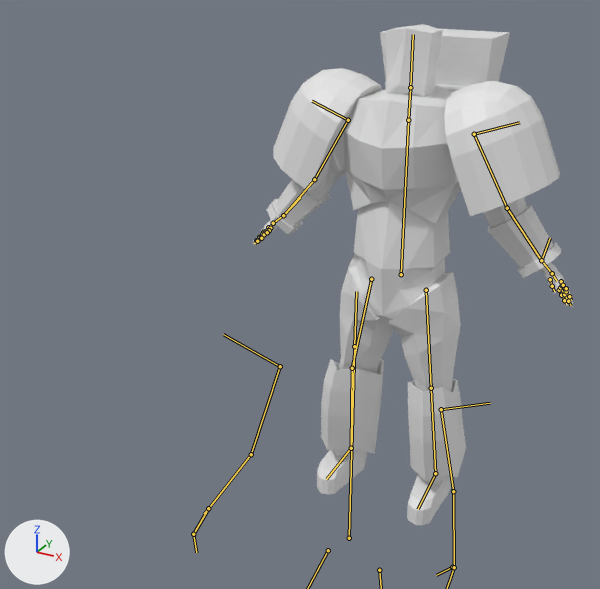
A saved change to the Blender file 3DModel_Warhammer/Building/astartes/new/astartes.blend.
Before and after are seen from a camera (50 mm lens) standing at (1.51, -3.69, 3.06) and looking at (-0.14, -0.68, 1.55). Arrows for +X, +Y and +Z are at lower left; the lights stay in place. The bones that bend it are drawn over the model as lines.

The first picture shows 'astartes'.
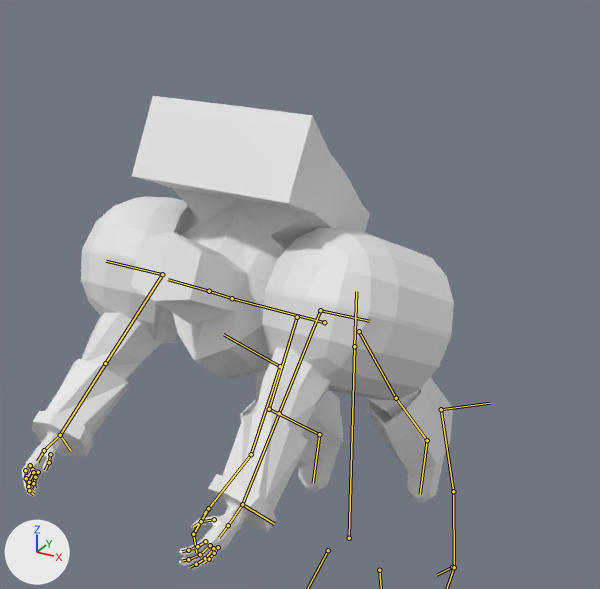
The newer file adds an action. The first version stands in its rest pose; the second is drawn at frame -25 of the action 'Jump_Fly'.

The change, as JSON lines over the scene's bpy script:
```json
{"block": "bone_body", "where": "bone_body = bpy.data.objects['_Astartes'].pose.bones['Body']"}
{"op": "set", "path": "bone_body.location", "old": "(0.0, 0.0, 0.0)", "new": "(0.0, 0.129, 1.175)"}
{"op": "set", "path": "bone_body.rotation_quaternion", "old": "(1.0, 0.0, 0.0, 0.0)", "new": "(0.862, 0.507, 0.0, 0.0)", "note": "degrees (0, 0, 0) -> degrees (61, 0, 0)"}
{"block": "bone_hand_l", "where": "bone_hand_l = bpy.data.objects['_Astartes'].pose.bones['Hand.L']  # child of 'Shoulder.L'"}
{"op": "set", "path": "bone_hand_l.rotation_quaternion", "old": "(1.0, 0.0, 0.0, 0.0)", "new": "(0.857, -0.032, -0.113, -0.502)", "note": "degrees (0, 0, 0) -> degrees (3, -13, -61)"}
{"block": "bone_hand_r", "where": "bone_hand_r = bpy.data.objects['_Astartes'].pose.bones['Hand.R']  # child of 'Shoulder.R'"}
{"op": "set", "path": "bone_hand_r.rotation_quaternion", "old": "(1.0, 0.0, 0.0, 0.0)", "new": "(0.126, -0.111, 0.157, -0.973)", "note": "degrees (0, 0, 0) -> degrees (-20, -10, -163)"}
{"block": "bone_ik_l", "where": "bone_ik_l = bpy.data.objects['_Astartes'].pose.bones['IK.L']"}
{"op": "set", "path": "bone_ik_l.location", "old": "(0.0, 0.0, 0.0)", "new": "(0.0, -0.073, 0.51)"}
{"op": "set", "path": "bone_ik_l.rotation_quaternion", "old": "(1.0, 0.0, 0.0, 0.0)", "new": "(0.843, 0.538, 0.0, 0.0)", "note": "degrees (0, 0, 0) -> degrees (65, 0, 0)"}
{"block": "bone_knee_l", "where": "bone_knee_l = bpy.data.objects['_Astartes'].pose.bones['Knee.L']"}
{"op": "set", "path": "bone_knee_l.location", "old": "(0.0, 0.0, 0.0)", "new": "(0.0, 0.278, 0.66)"}
{"block": "bone_ikh_l", "where": "bone_ikh_l = bpy.data.objects['_Astartes'].pose.bones['IKH.L']"}
{"op": "set", "path": "bone_ikh_l.location", "old": "(0.0, 0.0, 0.0)", "new": "(-0.582, -2.74, 0.68)"}
{"op": "set", "path": "bone_ikh_l.rotation_quaternion", "old": "(1.0, 0.0, 0.0, 0.0)", "new": "(0.769, -0.453, 0.302, -0.334)", "note": "degrees (0, 0, 0) -> degrees (-66, 9, -53)"}
{"block": "bone_finger_1_l_001", "where": "bone_finger_1_l_001 = bpy.data.objects['_Astartes'].pose.bones['Finger_1.L.001']  # child of 'Wrist.L'"}
{"op": "set", "path": "bone_finger_1_l_001.location", "old": "(0.0, 0.0, 0.0)", "new": "(0.007, -0.008, -0.038)"}
{"op": "set", "path": "bone_finger_1_l_001.rotation_quaternion", "old": "(1.0, 0.0, 0.0, 0.0)", "new": "(0.817, -0.256, 0.448, -0.258)", "note": "degrees (0, 0, 0) -> degrees (-54, 37, -54)"}
{"block": "bone_finger_2_l", "where": "bone_finger_2_l = bpy.data.objects['_Astartes'].pose.bones['Finger_2.L']  # child of 'Wrist.L.001'"}
{"op": "set", "path": "bone_finger_2_l.location", "old": "(0.0, 0.0, 0.0)", "new": "(0.001, 0.002, -0.003)"}
{"op": "set", "path": "bone_finger_2_l.rotation_quaternion", "old": "(1.0, 0.0, 0.0, 0.0)", "new": "(0.993, -0.112, 0.034, -0.002)", "note": "degrees (0, 0, 0) -> degrees (-13, 4, -1)"}
{"block": "bone_finger_2_l_001", "where": "bone_finger_2_l_001 = bpy.data.objects['_Astartes'].pose.bones['Finger_2.L.001']  # child of 'Finger_2.L'"}
{"op": "set", "path": "bone_finger_2_l_001.rotation_quaternion", "old": "(1.0, 0.0, 0.0, 0.0)", "new": "(0.971, -0.216, 0.101, -0.004)", "note": "degrees (0, 0, 0) -> degrees (-25, 11, -3)"}
{"block": "bone_finger_3_l_001", "where": "bone_finger_3_l_001 = bpy.data.objects['_Astartes'].pose.bones['Finger_3.L.001']  # child of 'Finger_3.L'"}
{"op": "set", "path": "bone_finger_3_l_001.rotation_quaternion", "old": "(1.0, 0.0, 0.0, 0.0)", "new": "(0.963, -0.248, 0.102, 0.003)", "note": "degrees (0, 0, 0) -> degrees (-29, 11, -3)"}
{"block": "bone_finger_4_l_001", "where": "bone_finger_4_l_001 = bpy.data.objects['_Astartes'].pose.bones['Finger_4.L.001']  # child of 'Finger_4.L'"}
{"op": "set", "path": "bone_finger_4_l_001.rotation_quaternion", "old": "(1.0, 0.0, 0.0, 0.0)", "new": "(0.985, -0.154, 0.068, -0.032)", "note": "degrees (0, 0, 0) -> degrees (-18, 7, -5)"}
{"block": "bone_ik_r", "where": "bone_ik_r = bpy.data.objects['_Astartes'].pose.bones['IK.R']"}
{"op": "set", "path": "bone_ik_r.location", "old": "(0.0, 0.0, 0.0)", "new": "(0.0, -0.353, 0.621)"}
{"op": "set", "path": "bone_ik_r.rotation_quaternion", "old": "(1.0, 0.0, 0.0, 0.0)", "new": "(0.801, 0.598, 0.0, 0.0)", "note": "degrees (0, 0, 0) -> degrees (73, 0, 0)"}
{"block": "bone_knee_r", "where": "bone_knee_r = bpy.data.objects['_Astartes'].pose.bones['Knee.R']"}
{"op": "set", "path": "bone_knee_r.location", "old": "(0.0, 0.0, 0.0)", "new": "(0.0, 0.278, 0.66)"}
{"block": "bone_ikh_r", "where": "bone_ikh_r = bpy.data.objects['_Astartes'].pose.bones['IKH.R']"}
{"op": "set", "path": "bone_ikh_r.location", "old": "(0.0, 0.0, 0.0)", "new": "(0.529, -2.722, 0.689)"}
{"op": "set", "path": "bone_ikh_r.rotation_quaternion", "old": "(1.0, 0.0, 0.0, 0.0)", "new": "(0.764, -0.481, -0.225, 0.367)", "note": "degrees (0, 0, 0) -> degrees (-64, 1, 51)"}
{"block": "bone_finger_1_r", "where": "bone_finger_1_r = bpy.data.objects['_Astartes'].pose.bones['Finger_1.R']  # child of 'Wrist.R'"}
{"op": "set", "path": "bone_finger_1_r.location", "old": "(0.0, 0.0, 0.0)", "new": "(-0.052, 0.005, -0.029)"}
{"op": "set", "path": "bone_finger_1_r.rotation_quaternion", "old": "(1.0, 0.0, 0.0, 0.0)", "new": "(0.892, -0.142, -0.353, 0.244)", "note": "degrees (0, 0, 0) -> degrees (-31, -34, 40)"}
{"block": "bone_finger_2_r_001", "where": "bone_finger_2_r_001 = bpy.data.objects['_Astartes'].pose.bones['Finger_2.R.001']  # child of 'Finger_2.R'"}
{"op": "set", "path": "bone_finger_2_r_001.rotation_quaternion", "old": "(1.0, 0.0, 0.0, 0.0)", "new": "(0.949, 0.287, -0.039, 0.125)", "note": "degrees (0, 0, 0) -> degrees (33, -8, 13)"}
{"block": "bone_finger_3_r_001", "where": "bone_finger_3_r_001 = bpy.data.objects['_Astartes'].pose.bones['Finger_3.R.001']  # child of 'Finger_3.R'"}
{"op": "set", "path": "bone_finger_3_r_001.rotation_quaternion", "old": "(1.0, 0.0, 0.0, 0.0)", "new": "(0.929, 0.352, -0.072, 0.087)", "note": "degrees (0, 0, 0) -> degrees (41, -11, 6)"}
{"block": "bone_finger_4_r_001", "where": "bone_finger_4_r_001 = bpy.data.objects['_Astartes'].pose.bones['Finger_4.R.001']  # child of 'Finger_4.R'"}
{"op": "set", "path": "bone_finger_4_r_001.rotation_quaternion", "old": "(1.0, 0.0, 0.0, 0.0)", "new": "(0.961, 0.236, -0.116, -0.087)", "note": "degrees (0, 0, 0) -> degrees (29, -10, -13)"}
{"block": "bone_finger_5_r_002", "where": "bone_finger_5_r_002 = bpy.data.objects['_Astartes'].pose.bones['Finger_5.R.002']  # child of 'Finger_5.R.001'"}
{"op": "set", "path": "bone_finger_5_r_002.rotation_quaternion", "old": "(1.0, 0.0, 0.0, 0.0)", "new": "(0.959, 0.217, -0.128, -0.131)", "note": "degrees (0, 0, 0) -> degrees (27, -11, -18)"}
```

Pixel boxes (x1, y1, x2, y2) of what changed, in the pictures (600 x 589 px):
```json
{"object": "astartes", "change": "posed", "before": [253, 24, 573, 525], "after": [22, 96, 454, 570], "on screen": "35% wider"}
{"bone": "Body", "before": "(401, 274) to (408, 120)", "after": "(324, 322) to (232, 298)"}
{"bone": "Hand.L", "before": "(507, 208) to (541, 260)", "after": "(279, 413) to (243, 503)"}
{"bone": "Hand.R", "before": "(314, 179) to (283, 215)", "after": "(105, 363) to (60, 435)"}
{"bone": "IKH.L", "before": "(541, 260) to (550, 238)", "after": "(242, 504) to (274, 524)"}
{"bone": "Finger_1.L.001", "before": "(550, 279) to (552, 286)", "after": "(214, 519) to (201, 521)"}
{"bone": "Finger_2.L", "before": "(559, 290) to (561, 295)", "after": "(205, 541) to (197, 546)"}
{"bone": "Finger_2.L.001", "before": "(561, 295) to (564, 300)", "after": "(197, 546) to (188, 550)"}
{"bone": "Finger_3.L.001", "before": "(564, 294) to (568, 301)", "after": "(200, 554) to (188, 559)"}
{"bone": "Finger_4.L.001", "before": "(566, 291) to (569, 296)", "after": "(205, 558) to (196, 564)"}
{"bone": "IKH.R", "before": "(283, 215) to (300, 197)", "after": "(60, 435) to (71, 451)"}
{"bone": "Finger_1.R", "before": "(268, 227) to (263, 232)", "after": "(50, 454) to (49, 462)"}
{"bone": "Finger_2.R.001", "before": "(259, 237) to (256, 240)", "after": "(25, 470) to (26, 476)"}
{"bone": "Finger_3.R.001", "before": "(261, 237) to (257, 241)", "after": "(26, 478) to (28, 486)"}
{"bone": "Finger_4.R.001", "before": "(264, 234) to (261, 238)", "after": "(29, 482) to (29, 490)"}
{"bone": "Finger_5.R.002", "before": "(267, 232) to (265, 234)", "after": "(33, 483) to (35, 488)"}
```
